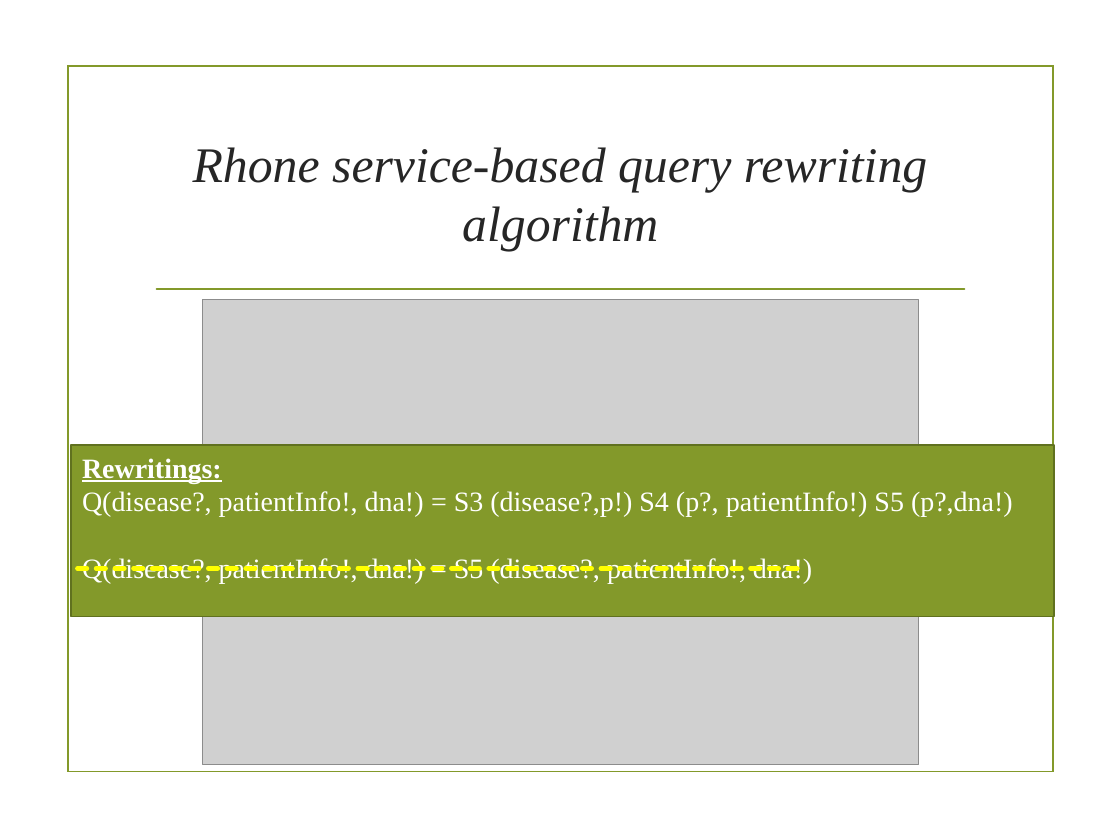
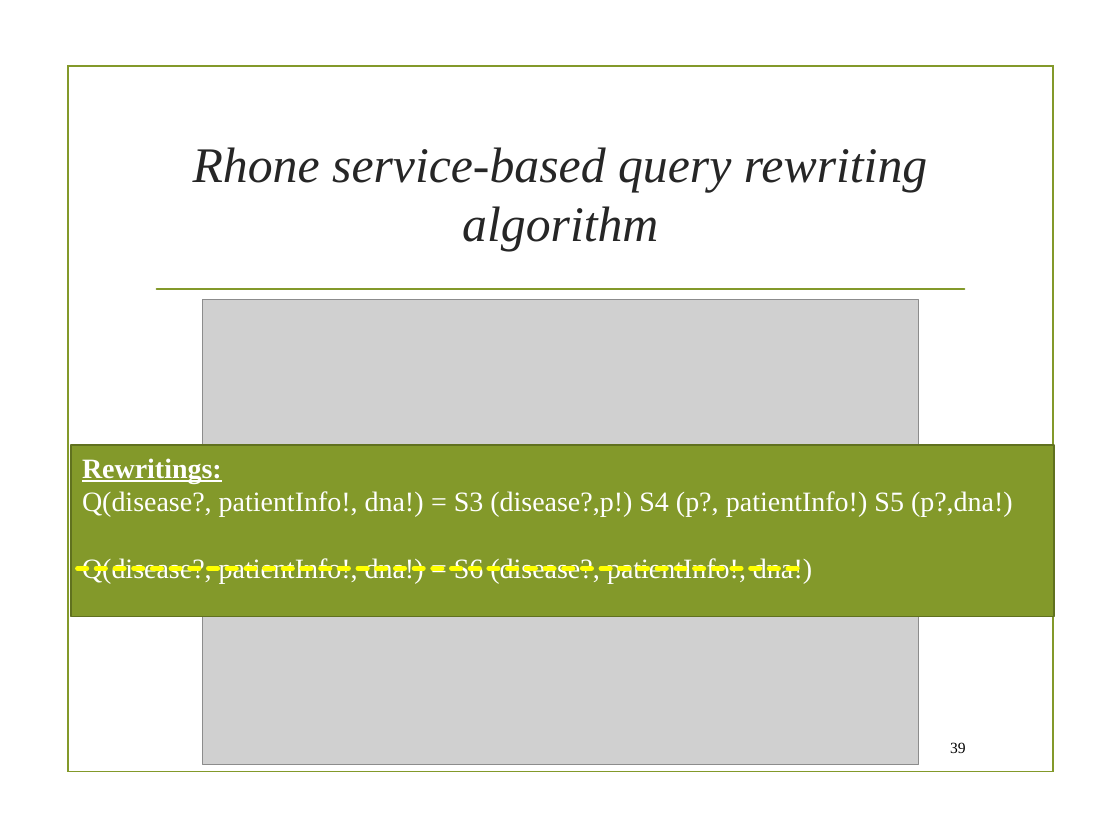
Before and after one commit to danielboni/DanielCarvalho-PhD, a slide deck: slide 39 of Presentations/SOC TEAM/soc-team presentation 031215.pptx (slide 33 before the commit). Drawn at 1120x840 pixels with LibreOffice and Linux fonts; fonts in the diff are those of the drawing; grey boxes stand for pictures; background and template pictures are left out. Boxes give left, top, right and bottom in pixels: in the first picture for what was removed or moved away, otherwise in the second. Text is boxed around its words. In the diff, an @@ line names an element or a change of style, - is before the commit and + after.

```diff
--- a/Presentations/SOC TEAM/soc-team presentation 031215.pptx
+++ b/Presentations/SOC TEAM/soc-team presentation 031215.pptx
@@ text in rectangle at <box>82,558,812,584</box>: text changed @@
-Q(disease?, patientInfo!, dna!) = S5 (disease?, patientInfo!, dna!)
+Q(disease?, patientInfo!, dna!) = S6 (disease?, patientInfo!, dna!)
@@ page number added at <box>950,742,966,753</box>, 10 pt, text #000000 @@
+39
```
Also in this commit, not shown: 29 other slides changed, 9 slides added, 3 slides removed.
